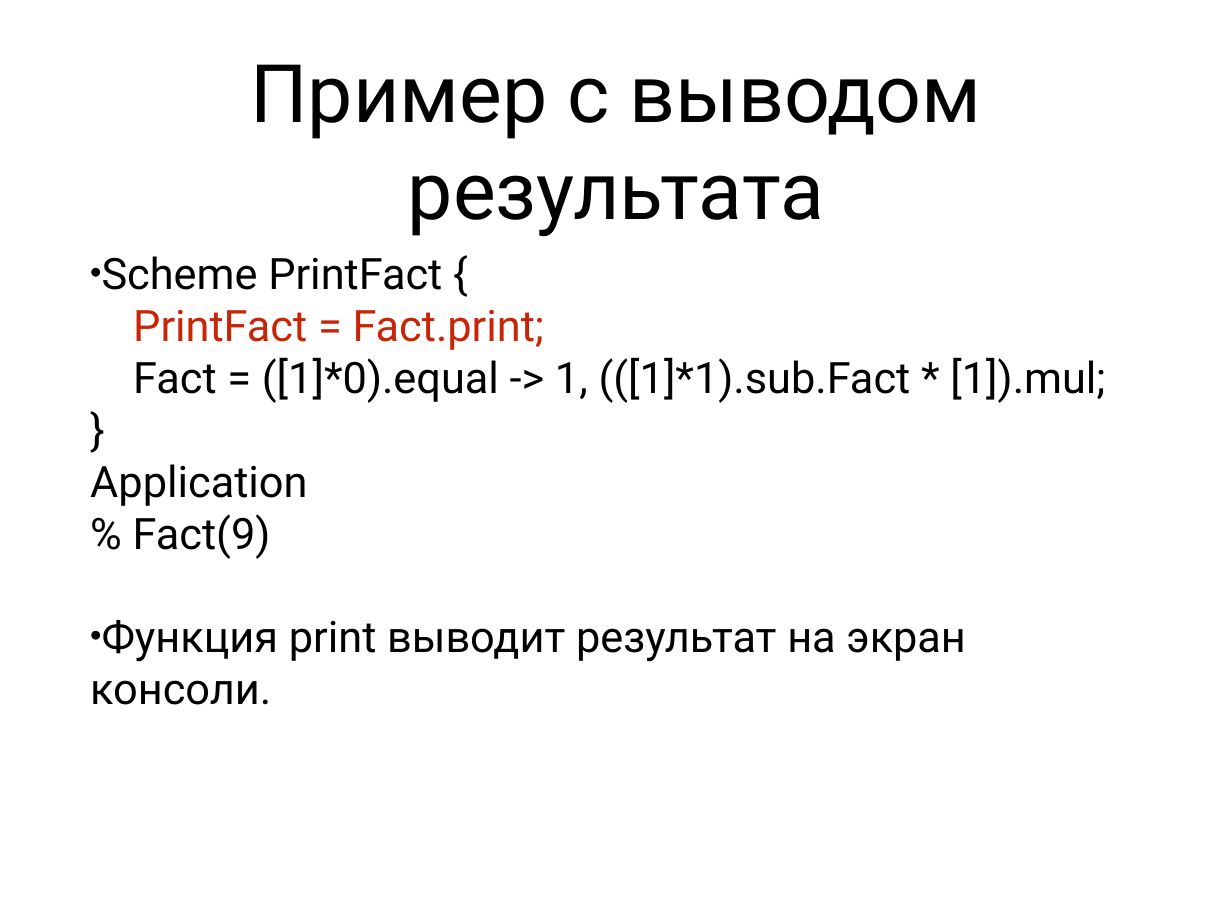
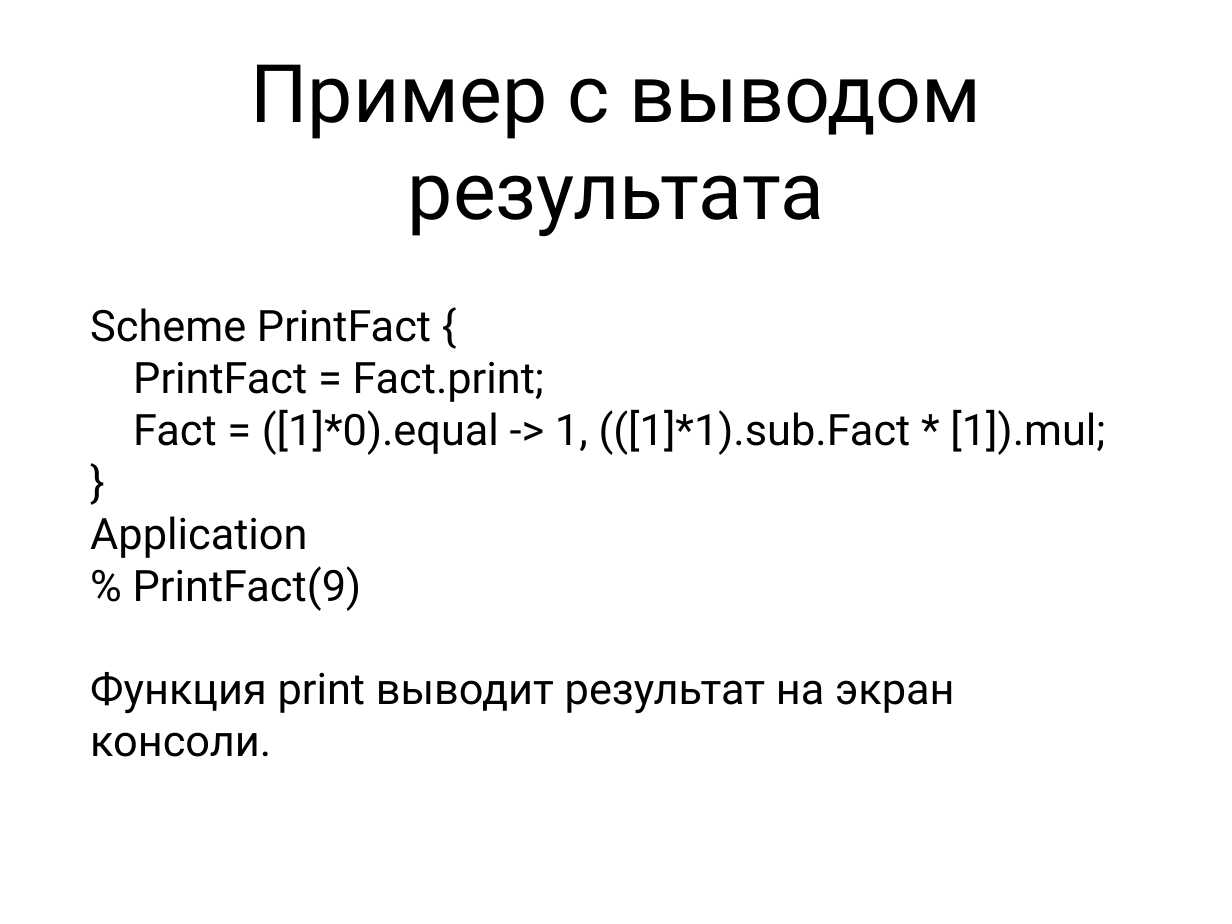
Before and after one commit to Zumisha/Parallel-Programming, a slide deck: slide 28 of Документация/fptl.ppt (slide 29 before the commit). Drawn at 1232x924 pixels with LibreOffice and Linux fonts; fonts in the diff are those of the drawing. Boxes give left, top, right and bottom in pixels: in the first picture for what was removed or moved away, otherwise in the second. Text is boxed around its words. In the diff, an @@ line names an element or a change of style, - is before the commit and + after.

```diff
--- a/Документация/fptl.ppt
+++ b/Документация/fptl.ppt
@@ text at bbox=[90, 308, 1105, 611]: text changed @@
-• Scheme PrintFact {
-  PrintFact = Fact.print;
-  Fact = ([1]*0).equal -> 1, (([1]*1).sub.Fact * [1]).mul;
-  }
-  Application
-  % Fact(9)
+Scheme PrintFact {
+PrintFact = Fact.print;
+Fact = ([1]*0).equal -> 1, (([1]*1).sub.Fact * [1]).mul;
+}
+Application
+% PrintFact(9)
@@ text at bbox=[90, 672, 954, 757]: bullet • to none @@
```
Also in this commit, not shown: 26 other slides changed, 1 slide removed, 1 other file.
